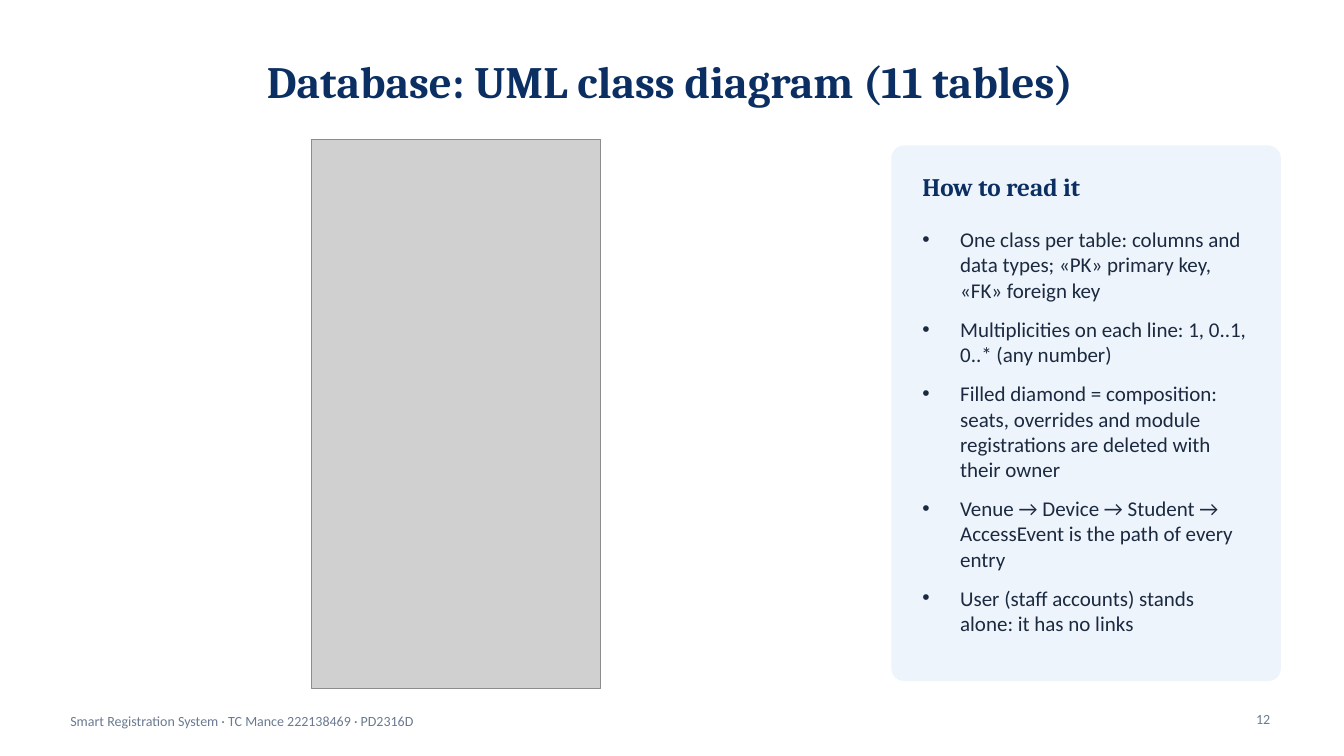
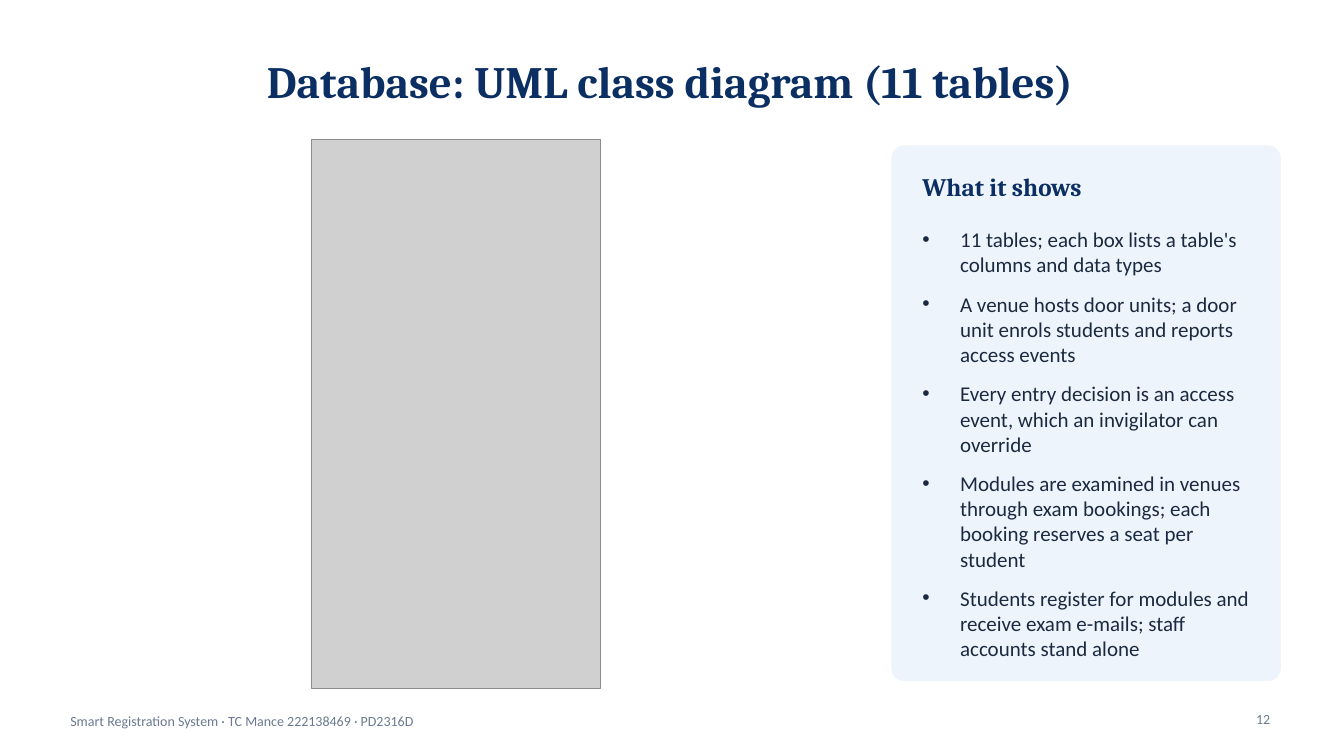
Before and after one commit to TebogoClifford/Smart_Registration_System, a slide deck: slide 12 of docs_out/SRS_Presentation_TC_Mance.pptx. Drawn at 1344x756 pixels with LibreOffice and Linux fonts; fonts in the diff are those of the drawing; grey boxes stand for pictures. Boxes give left, top, right and bottom in pixels: in the first picture for what was removed or moved away, otherwise in the second. Text is boxed around its words. In the diff, an @@ line names an element or a change of style, - is before the commit and + after.

```diff
--- a/docs_out/SRS_Presentation_TC_Mance.pptx
+++ b/docs_out/SRS_Presentation_TC_Mance.pptx
@@ text at (922,178,1082,197): text changed @@
-How to read it
+What it shows
@@ text at (960,232,1249,656): text changed @@
-• One class per table: columns and data types; «PK» primary key, «FK» foreign key
-• Multiplicities on each line: 1, 0..1, 0..* (any number)
-• Filled diamond = composition: seats, overrides and module registrations are deleted with their owner
-• Venue → Device → Student → AccessEvent is the path of every entry
-• User (staff accounts) stands alone: it has no links
+• 11 tables; each box lists a table's columns and data types
+• A venue hosts door units; a door unit enrols students and reports access events
+• Every entry decision is an access event, which an invigilator can override
+• Modules are examined in venues through exam bookings; each booking reserves a seat per student
+• Students register for modules and receive exam e-mails; staff accounts stand alone
```
Also in this commit, not shown: 5 other slides changed, 11 other files.
